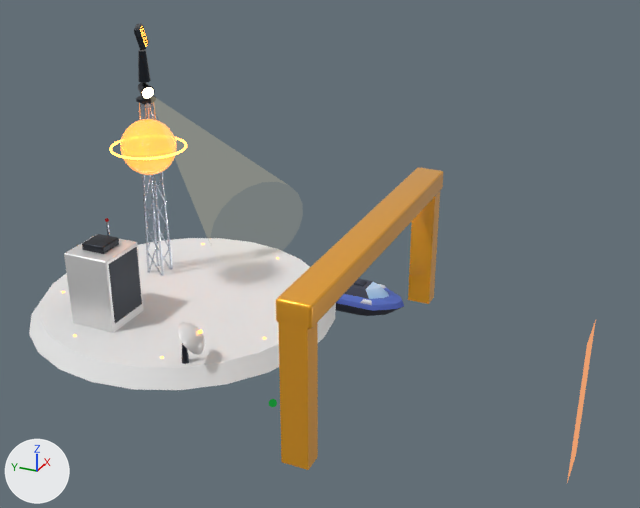
The glTF model public/models/buildings/customs-T5.glb as it was, and as the next commit left it.
Both versions are drawn from a 50 mm camera at (-11.42, -6.77, 7.53) aimed at (-0.08, -1.67, 1.86). The lights are fixed; the arrows at lower left show +X, +Y and +Z. The older version comes first. Where no turn or scale is listed for an object, it has been applied to the vertices.

The scene before the commit, as lines of its bpy script (objects in view):
```python
me_mesh_85 = bpy.data.meshes.new('Mesh_85')
me_mesh_85.from_pydata(...)  # a box spanning x -0.15..0.15, y -0.2..0.2, z -1.1..1.1
me_mesh_85.materials.append(mat_material_12)  # orange #ffb020
me_mesh_93 = bpy.data.meshes.new('Mesh_93')
me_mesh_93.from_pydata([(-0.35, 0.0, 1.05), (0.35, 0.0, 1.05), (-0.35, 0.0, -1.05), (0.35, 0.0, -1.05)], [], [(0, 2, 1), (2, 3, 1)])
me_mesh_93.materials.append(mat_material_13)
ob_mesh_85 = bpy.data.objects.new('Mesh_85', me_mesh_85)
ob_mesh_85.location = (-2.6, -2.5, 1.1)
ob_mesh_93 = bpy.data.objects.new('Mesh_93', me_mesh_93)
ob_mesh_93.location = (-1.37, -5.9, 1.1)
ob_node_84 = bpy.data.objects.new('Node_84', None)
ob_node_84.parent = ob_node_83
ob_node_84.location = (0.0, 0.0, 0.0)
ob_node_84.rotation_euler = (0.25, 0.0, 0.0)  # degrees (14, 0, 0)
ob_node_91 = bpy.data.objects.new('Node_91', None)
ob_node_91.parent = ob_node_90
ob_node_91.location = (0.0, 0.0, 0.0)
ob_node_91.rotation_euler = (-0.25, 0.0, 0.0)  # degrees (-14, 0, 0)
# also in view: 'Mesh_11' at (-1.2, 1.19, 1.25); 'Mesh_87' at (0.0, -2.5, 2.3); 'Mesh_10' at (-1.2, 1.6, 1.19); 'Mesh_0' at (0.0, 0.9, 0.47); 'Mesh_86' at (2.6, -2.5, 1.1)
```
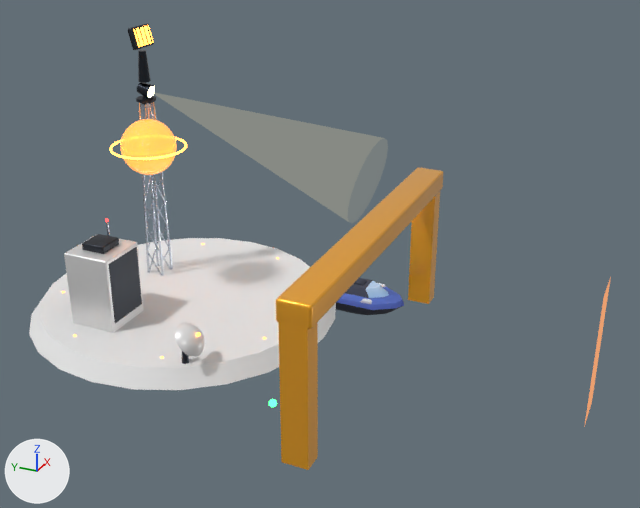
ob_node_84 is not drawn itself; it is the parent of ob_mesh_75, ob_mesh_76, ob_mesh_77.
ob_node_91 is not drawn itself; it is the parent of ob_mesh_79, ob_mesh_80, ob_mesh_81, ob_mesh_82, ob_mesh_83, ob_mesh_84.

Diff of the bpy script that builds the scene:
```diff
--- a/public/models/buildings/customs-T5.glb.py
+++ b/public/models/buildings/customs-T5.glb.py
@@ ob_node_84 @@
 ob_node_84 = bpy.data.objects.new('Node_84', None)
-ob_node_84.parent = ob_node_83
+ob_node_84.parent = ob_anim_sweep
 ob_node_84.location = (0.0, 0.0, 0.0)
@@ ob_node_91 @@
 ob_node_91 = bpy.data.objects.new('Node_91', None)
-ob_node_91.parent = ob_node_90
+ob_node_91.parent = ob_anim_rot
 ob_node_91.location = (0.0, 0.0, 0.0)
@@ ob_mesh_93 @@
 ob_mesh_93 = bpy.data.objects.new('Mesh_93', me_mesh_93)
-ob_mesh_93.location = (-1.37, -5.9, 1.1)
+ob_mesh_93.location = (0.0, -5.9, 1.1)
@@ ob_anim_rot @@
+ob_anim_rot = bpy.data.objects.new('anim:rot', None)
+ob_anim_rot.parent = ob_node_88
+ob_anim_rot.location = (0.0, 0.0, 0.725)
@@ ob_anim_sweep @@
+ob_anim_sweep = bpy.data.objects.new('anim:sweep', None)
+ob_anim_sweep.parent = ob_node_81
+ob_anim_sweep.location = (0.0, 0.0, 0.16)
```

What differs and where, as boxes [x1, y1, x2, y2] in the pictures (640 x 508 px):
'Mesh_77', moved
    before: [148, 93, 303, 268]
    after: [152, 92, 388, 223]
'Mesh_93', moved
    before: [567, 320, 596, 483]
    after: [584, 277, 611, 427]
'Mesh_79', moved
    before: [134, 23, 146, 50]
    after: [127, 23, 154, 50]
'Mesh_80', moved
    before: [140, 26, 148, 45]
    after: [133, 25, 154, 47]
'Mesh_75', moved
    before: [138, 83, 155, 99]
    after: [137, 82, 155, 99]
'Mesh_76', moved
    before: [142, 87, 154, 98]
    after: [148, 86, 155, 98]
'Mesh_81', moved
    before: [140, 28, 147, 47]
    after: [135, 28, 141, 47]
'Mesh_82', moved
    before: [141, 27, 147, 44]
    after: [139, 27, 145, 46]
'Mesh_84', moved
    before: [142, 25, 149, 43]
    after: [147, 25, 153, 43]
'Mesh_83', moved
    before: [142, 27, 148, 44]
    after: [143, 26, 149, 45]
